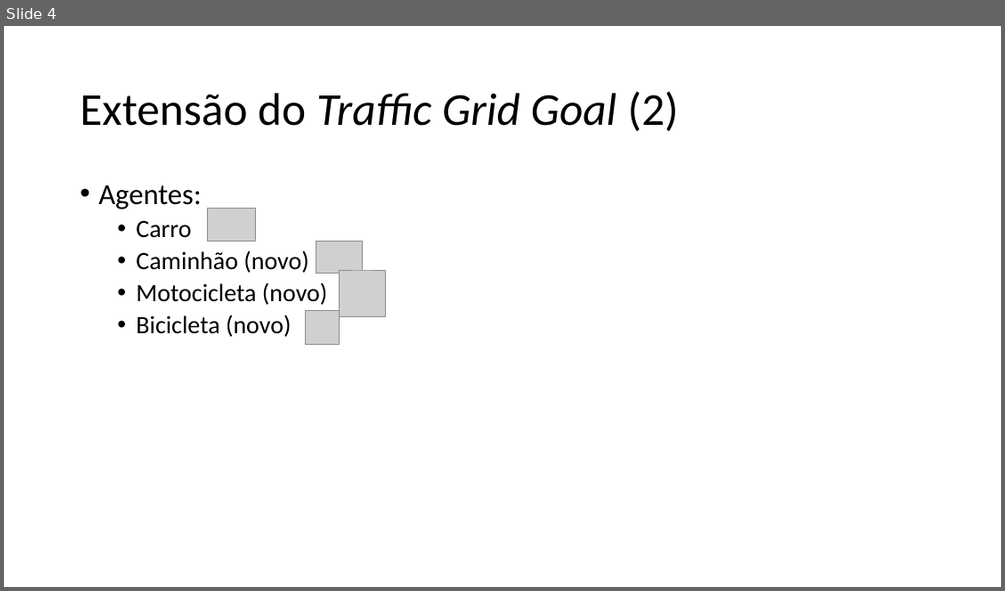
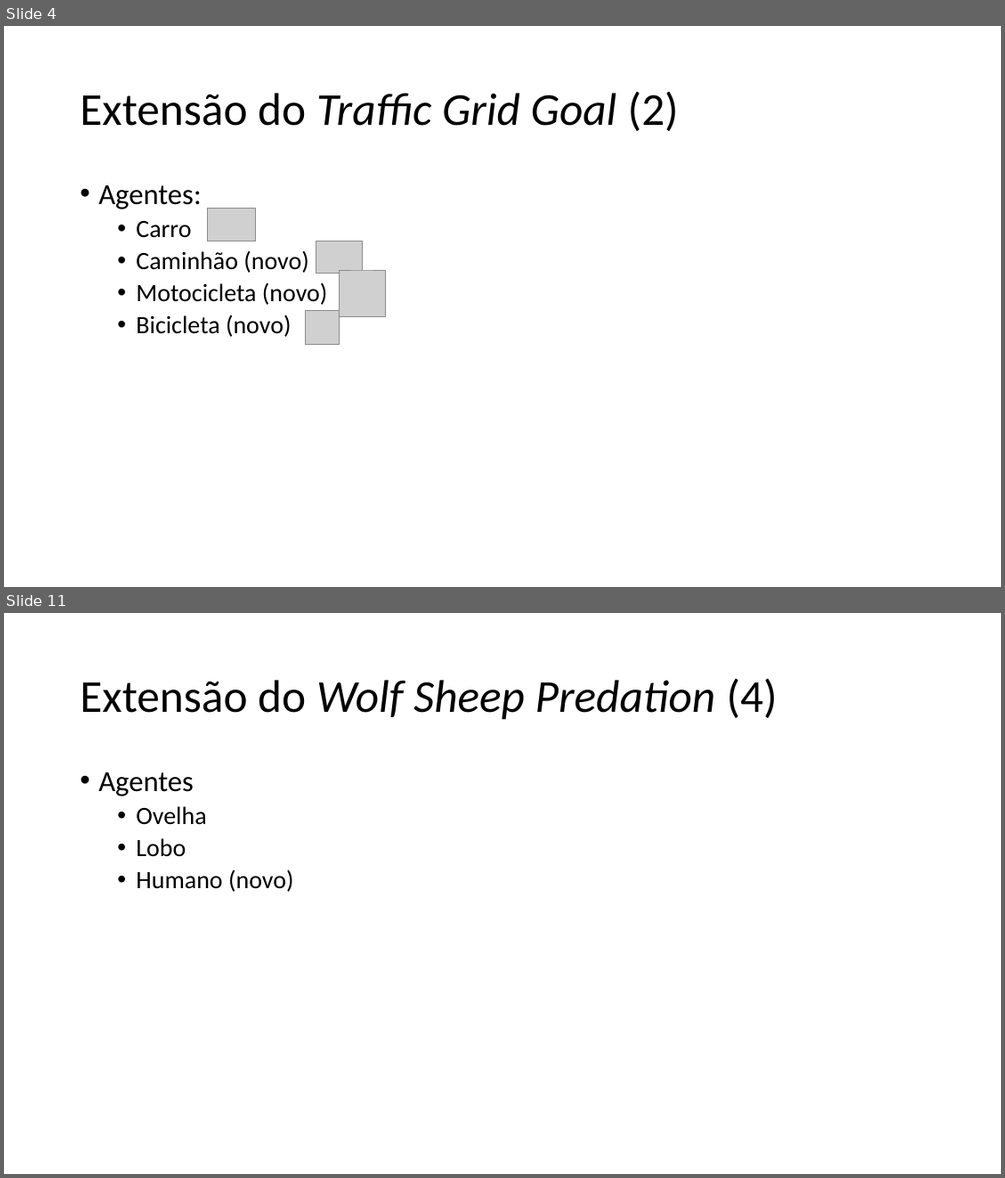
Before and after one commit to rejunges/SimulacaoSocial, a slide deck: Trabalho Netlogo.pptx. Shown one above the other, each under a label of ours: slide 4 before the commit, slides 4 and 11 after it; the slides between them are not shown. The pictures are 1005x591 and 1005x1178 pixels, drawn with LibreOffice and Linux fonts; fonts in the diff are those of the drawing; grey boxes stand for pictures. Boxes give left, top, right and bottom in pixels: in the first picture for what was removed or moved away, otherwise in the second. Text is boxed around its words. In the diff, an @@ line names an element or a change of style, - is before the commit and + after.

```diff
--- a/Trabalho Netlogo.pptx
+++ b/Trabalho Netlogo.pptx
@@ slide 11 added at <box>4,613,1001,1174</box>, background #FFFFFF @@
@@ title added at <box>80,678,777,720</box>, 44 pt, text #000000, italic @@
+Extensão do Wolf Sheep Predation (4)
@@ text added at <box>98,772,293,892</box>, 24 pt, text #000000 @@
+• Agentes
+  • Ovelha
+  • Lobo
+  • Humano (novo)
```
Also in this commit, not shown: 4 slides changed, 7 other slides added, 1 other file.
